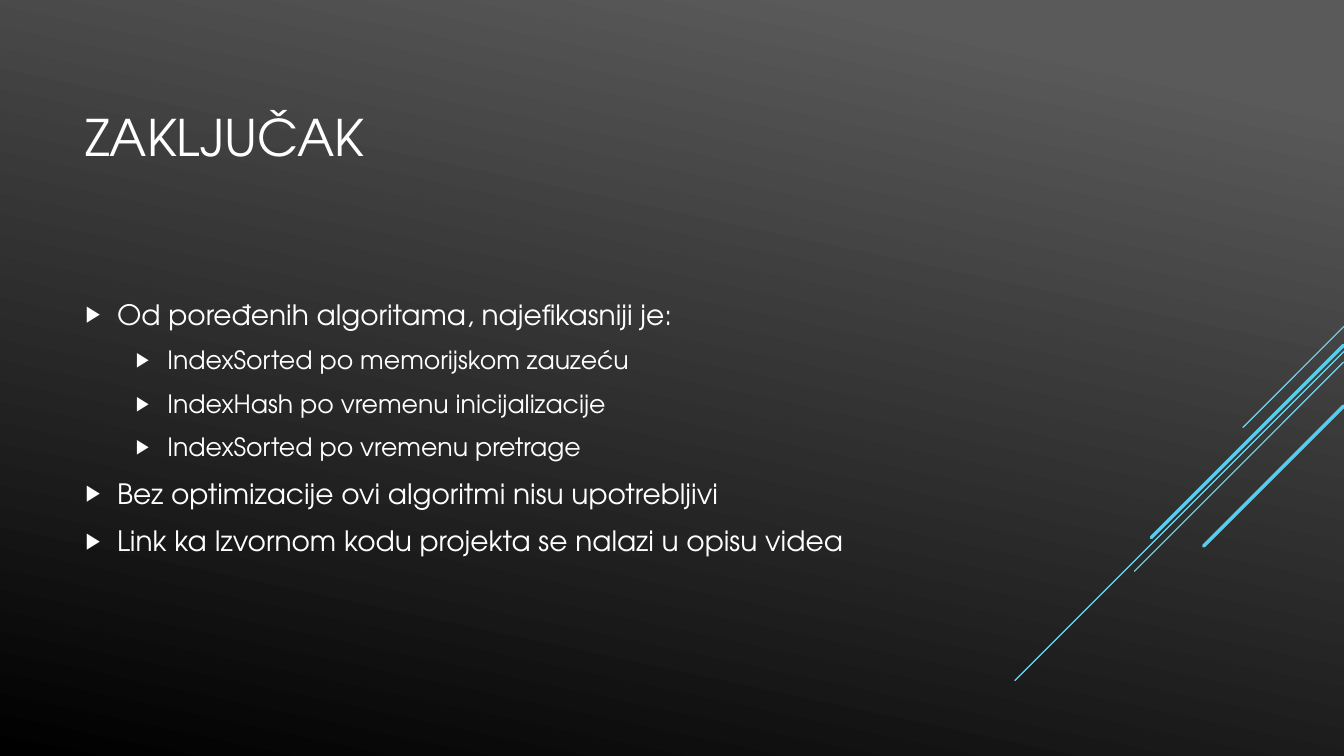
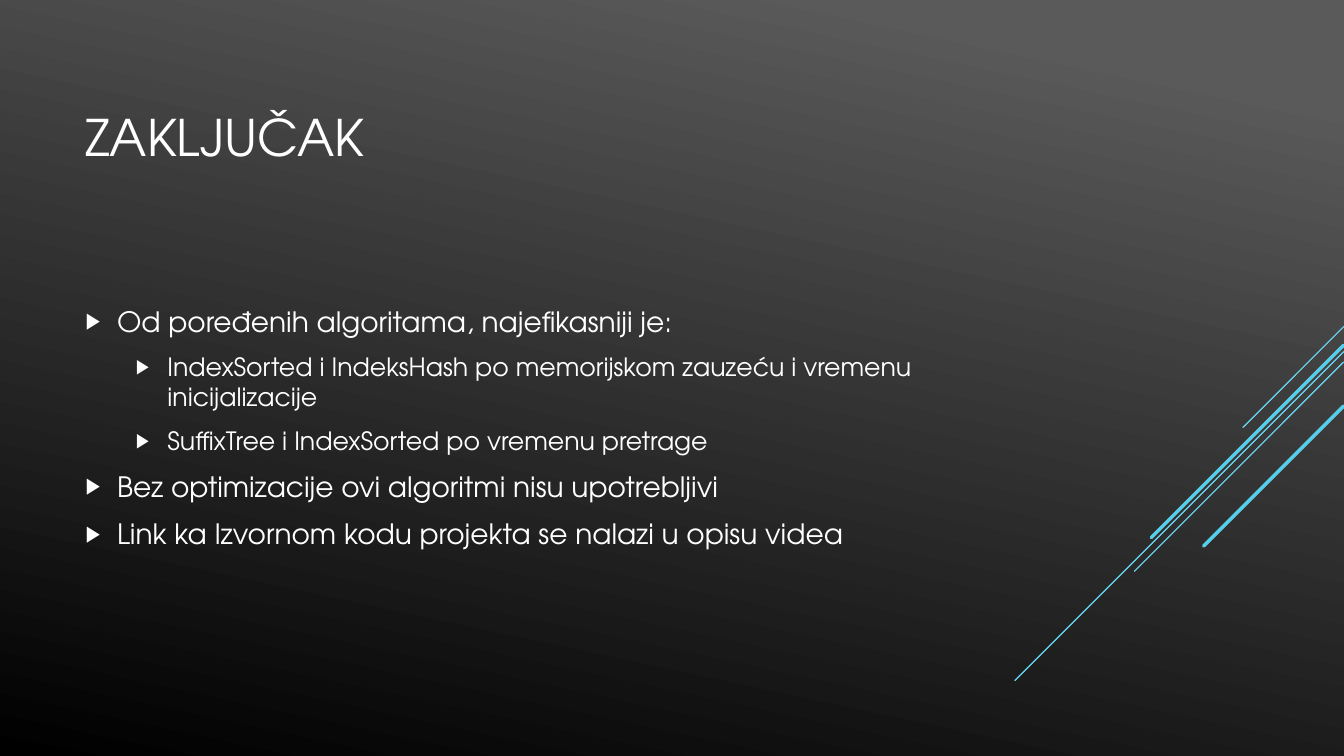
Before and after one commit to napoznata/GI_2019, a slide deck: slide 12 of Presentation/gi_presentation.pptx. Drawn at 1344x756 pixels with LibreOffice and Linux fonts; fonts in the diff are those of the drawing. Boxes give left, top, right and bottom in pixels: in the first picture for what was removed or moved away, otherwise in the second. Text is boxed around its words. In the diff, an @@ line names an element or a change of style, - is before the commit and + after.

Commit message:
modified conclusion

```diff
--- a/Presentation/gi_presentation.pptx
+++ b/Presentation/gi_presentation.pptx
@@ text at <box>167,357,911,456</box>: text changed @@
-  ▶ IndexSorted po memorijskom zauzeću
-  ▶ IndexHash po vremenu inicijalizacije
-  ▶ IndexSorted po vremenu pretrage
+  ▶ IndexSorted i IndeksHash po memorijskom zauzeću i vremenu inicijalizacije
+  ▶ SuffixTree i IndexSorted po vremenu pretrage
```
